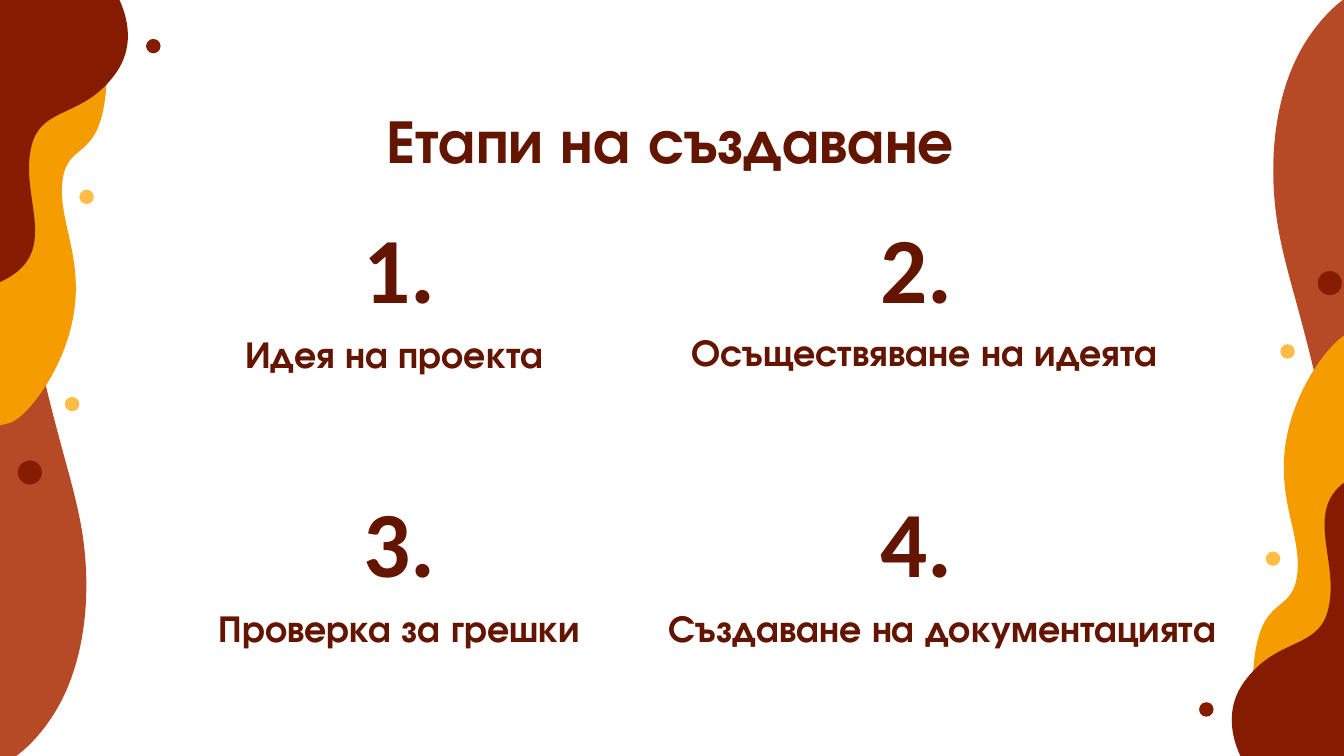
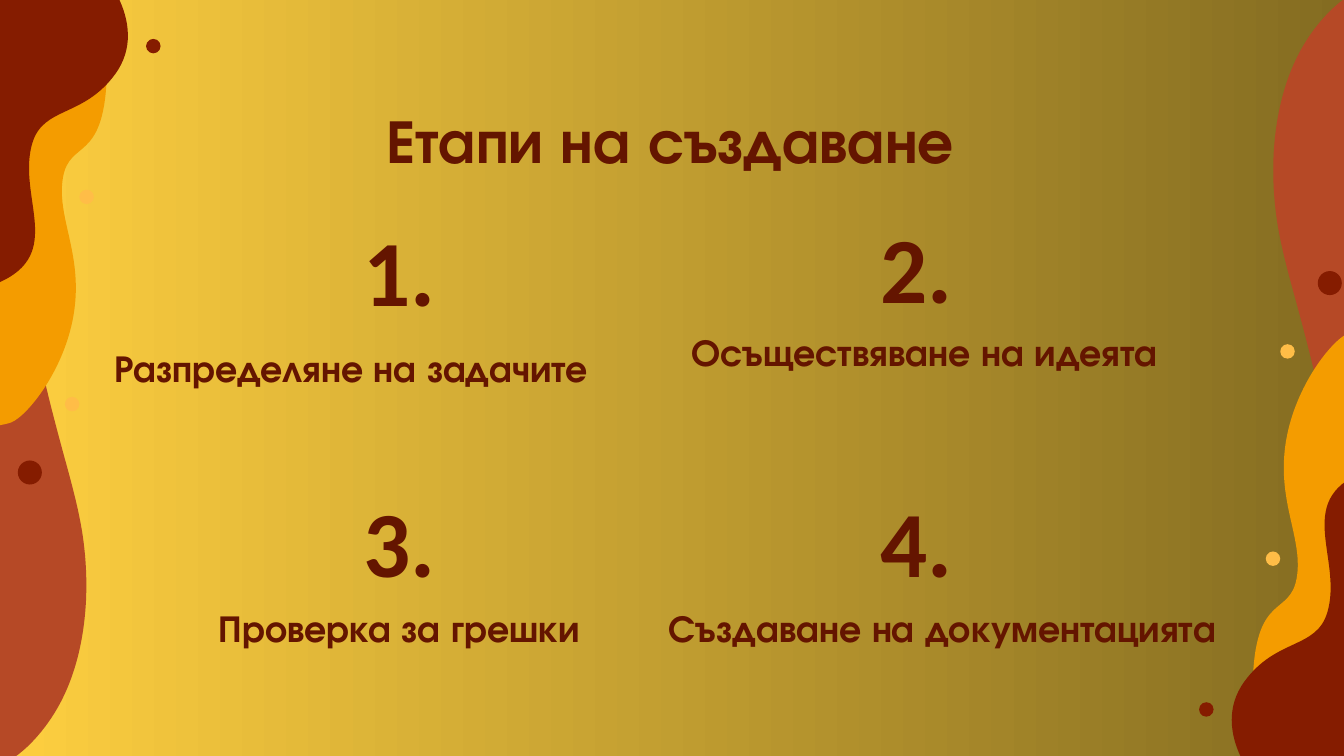
Before and after one commit to EGGeorgieva21/HOMELANDER, a slide deck: slide 3 of src/ResumeBuilder/presentationpptx.pptx. Drawn at 1344x756 pixels with LibreOffice and Linux fonts; fonts in the diff are those of the drawing. Boxes give left, top, right and bottom in pixels: in the first picture for what was removed or moved away, otherwise in the second. Text is boxed around its words. In the diff, an @@ line names an element or a change of style, - is before the commit and + after.

```diff
--- a/src/ResumeBuilder/presentationpptx.pptx
+++ b/src/ResumeBuilder/presentationpptx.pptx
@@ background #FFFFFF to gradient #FECF40 to #846C21 @@
@@ subtitle at (x1=115, y1=356, x2=588, y2=389): text changed @@
-Идея на проекта
+Разпределяне на задачите
```
Also in this commit, not shown: 7 other slides changed, 2 slides removed, 1 other file.
